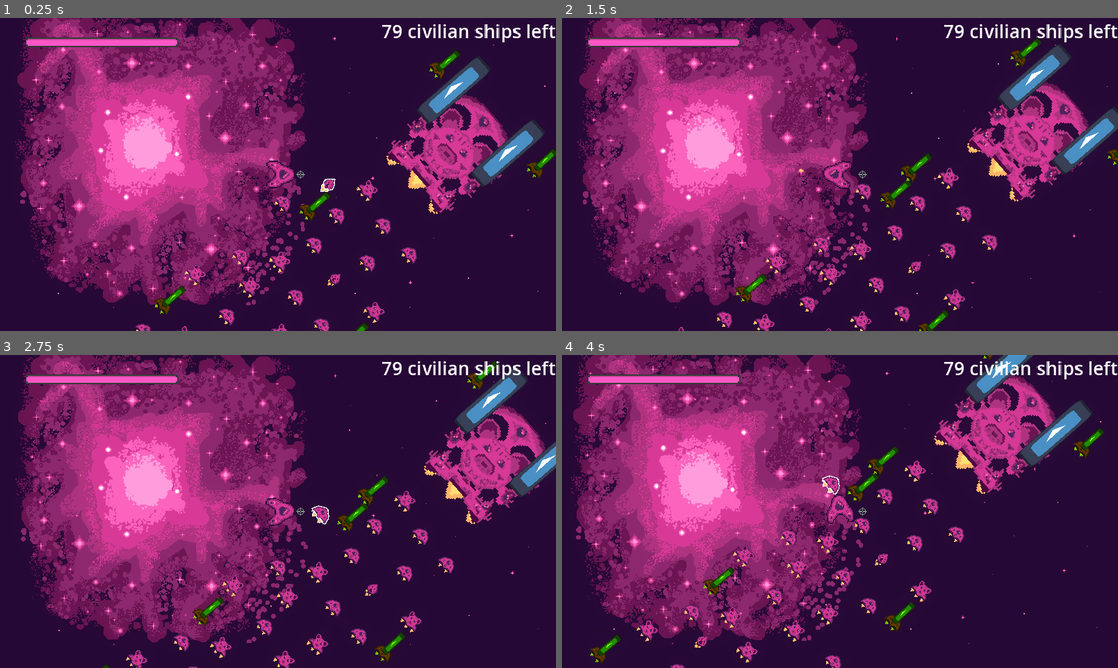
Above: before the commit, frames 1-4 (two rows, left to right).
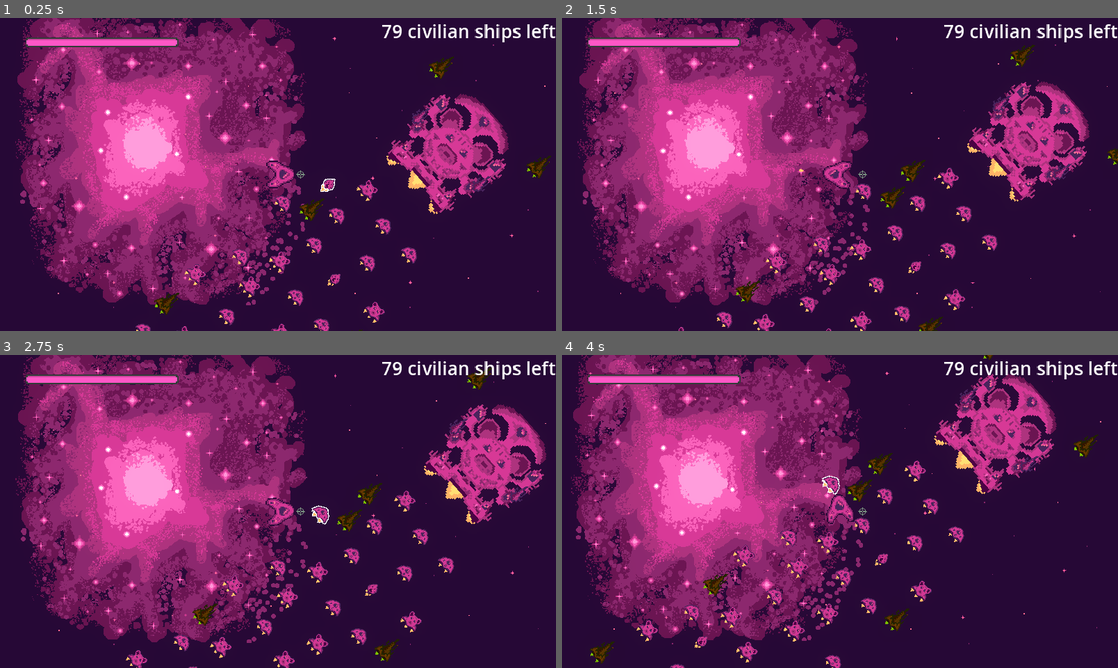
Above: after the commit, the same moments.

Repository: bear-minimum-studio/space-bear
Game: Godot game, scene res://Game.tscn
Same seed, same stepped clock (60 frames per second), same inputs: the game is played once before the commit and once after it. The engine's default icon, where the game draws it, is replaced by a stand-in: a white triangle on a blue panel in a dark square.
Inputs:
- Up to frame 1 (0.25 s): no input
- Up to frame 2 (1.5 s): tap Enter (upgrade) at 0.5 s; hold Right (turn_right) 0.53-1.28 s; tap Down (decelerate) at 0.6 s; hold Ctrl (brake) from 1.28 s (still down); tap Space (fire) at 1.35 s
- Up to frame 3 (2.75 s): release Ctrl (brake) at 2.03 s; hold Right (turn_right) from 2.03 s (still down); hold G (grappling_hook) from 2.03 s (still down)
- Up to frame 4 (4 s): release Right (turn_right) at 2.78 s; release G (grappling_hook) at 2.78 s; hold Up (accelerate) 2.78-3.53 s; tap F (turret_fire) at 2.85 s; hold Left (turn_left) from 3.53 s (still down); tap Down (decelerate) at 3.6 s

The runs differ from the first frame. In frame 1, 2.6% of the frame differs, in the area x 28-100%, y 10-100%; in frame 2, 2.7%, in the area x 32-100%, y 6-100%; in frame 3, 2.3%; in frame 4, 2.6%.

Commit message:
feat: add turret sprite

Diff:
--- a/npc/Turret.tscn
+++ b/npc/Turret.tscn
@@ -1,10 +1,10 @@
 [gd_scene load_steps=4 format=3 uid="uid://boraidb6nocfq"]
 
-[ext_resource type="Texture2D" uid="uid://c5s81dgpgp4ib" path="res://icon.svg" id="1_ah7dg"]
 [ext_resource type="Script" path="res://npc/Turret.gd" id="1_s1iw8"]
+[ext_resource type="Texture2D" uid="uid://dawessb8b5xl2" path="res://npc/tourelle.png" id="2_nviab"]
 
 [sub_resource type="CircleShape2D" id="CircleShape2D_0uq2m"]
-radius = 126.004
+radius = 157.204
 
 [node name="Turret" type="Area2D"]
 collision_layer = 0
@@ -16,9 +16,10 @@
 debug_color = Color(0.701961, 0.466667, 0, 0.419608)
 
 [node name="Icon" type="Sprite2D" parent="."]
-position = Vector2(24, 0)
-scale = Vector2(0.375, 0.09375)
-texture = ExtResource("1_ah7dg")
+position = Vector2(12, 0)
+rotation = 1.5708
+scale = Vector2(2, 2)
+texture = ExtResource("2_nviab")
 
 [node name="Nozzle" type="Node2D" parent="."]
-position = Vector2(48, 0)
+position = Vector2(29, 0)
--- a/npc/mother-ship/MotherShip.tscn
+++ b/npc/mother-ship/MotherShip.tscn
@@ -9,16 +9,17 @@
 size = Vector2(54, 50)
 
 [node name="MotherShip" groups=["flock"] instance=ExtResource("1_yo7vv")]
-scale = Vector2(3, 3)
 collision_layer = 8
 speed = 30.0
 
 [node name="Ship" parent="." index="0"]
 rotation = 1.5708
+scale = Vector2(3, 3)
 texture = ExtResource("3_kencp")
 
 [node name="Flammes" parent="." index="1"]
 rotation = 1.5708
+scale = Vector2(3, 3)
 texture = ExtResource("2_mye72")
 
 [node name="CollisionShape2D" parent="." index="2"]
@@ -28,9 +29,11 @@
 max_health = 30
 
 [node name="Turret2" parent="." index="5" instance=ExtResource("4_niboy")]
-position = Vector2(0.333333, -25.3333)
+position = Vector2(-15, -80)
 bullet_type = 1
 
 [node name="Turret" parent="." index="6" instance=ExtResource("4_niboy")]
-position = Vector2(0, 22.6667)
+position = Vector2(-13, 77)
 bullet_type = 1
+
+[editable path="Turret2"]
Binary file added: npc/tourelle.png
Not shown, added: npc/tourelle.png.import
